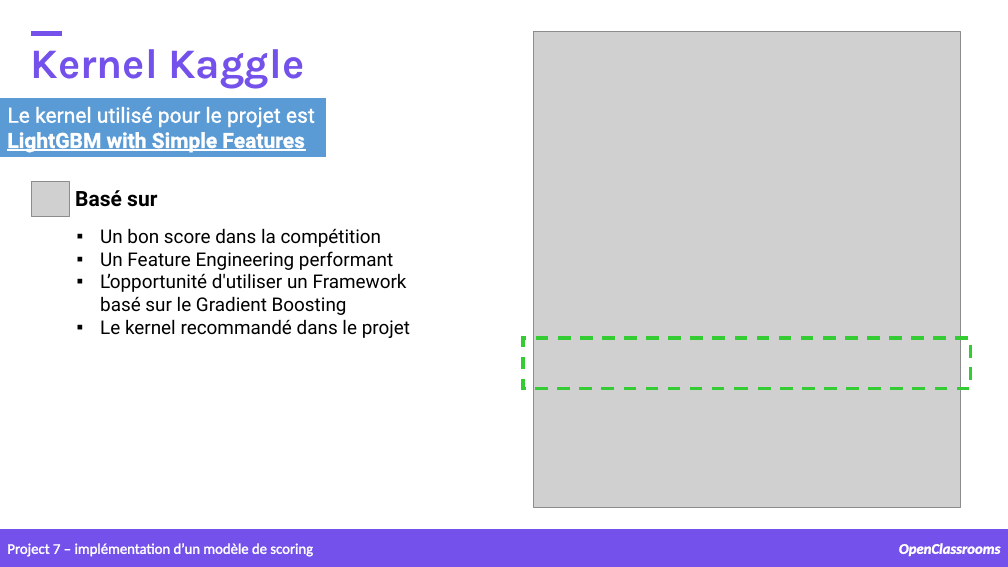
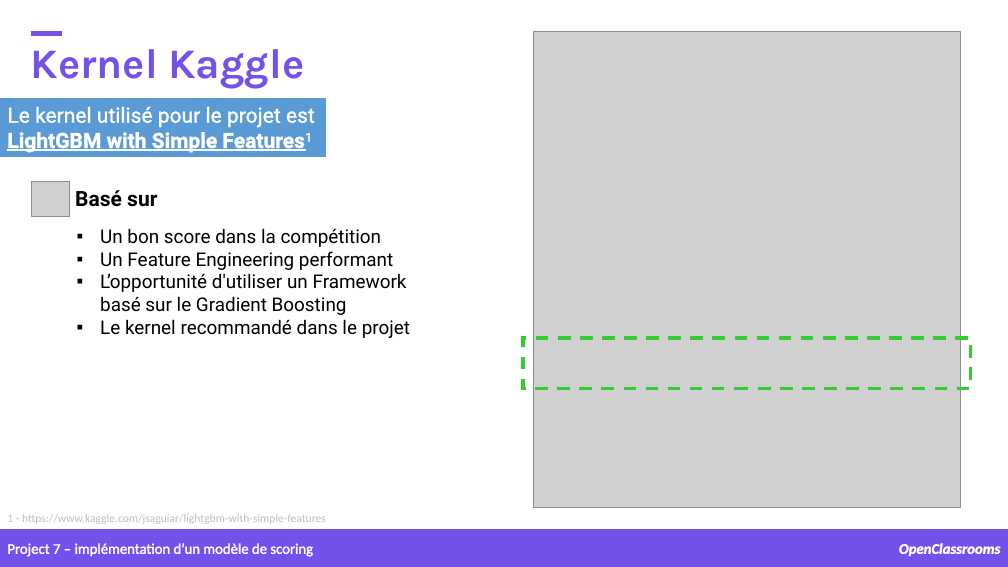
Before and after one commit to samirhinojosa/OC-P7-IMPLEMENT-A-SCORING-MODEL, a slide deck: slide 8 of supports/P7_presentation_final.pptx. Drawn at 1008x567 pixels with LibreOffice and Linux fonts; fonts in the diff are those of the drawing; grey boxes stand for pictures; background and template pictures are left out. Boxes give left, top, right and bottom in pixels: in the first picture for what was removed or moved away, otherwise in the second. Text is boxed around its words. In the diff, an @@ line names an element or a change of style, - is before the commit and + after.

```diff
--- a/supports/P7_presentation_final.pptx
+++ b/supports/P7_presentation_final.pptx
@@ text added at (7,514,326,524), 11 pt, text #BFBFBF @@
+1 - https://www.kaggle.com/jsaguiar/lightgbm-with-simple-features
```
Also in this commit, not shown: 1 other slide changed, 1 other file.
